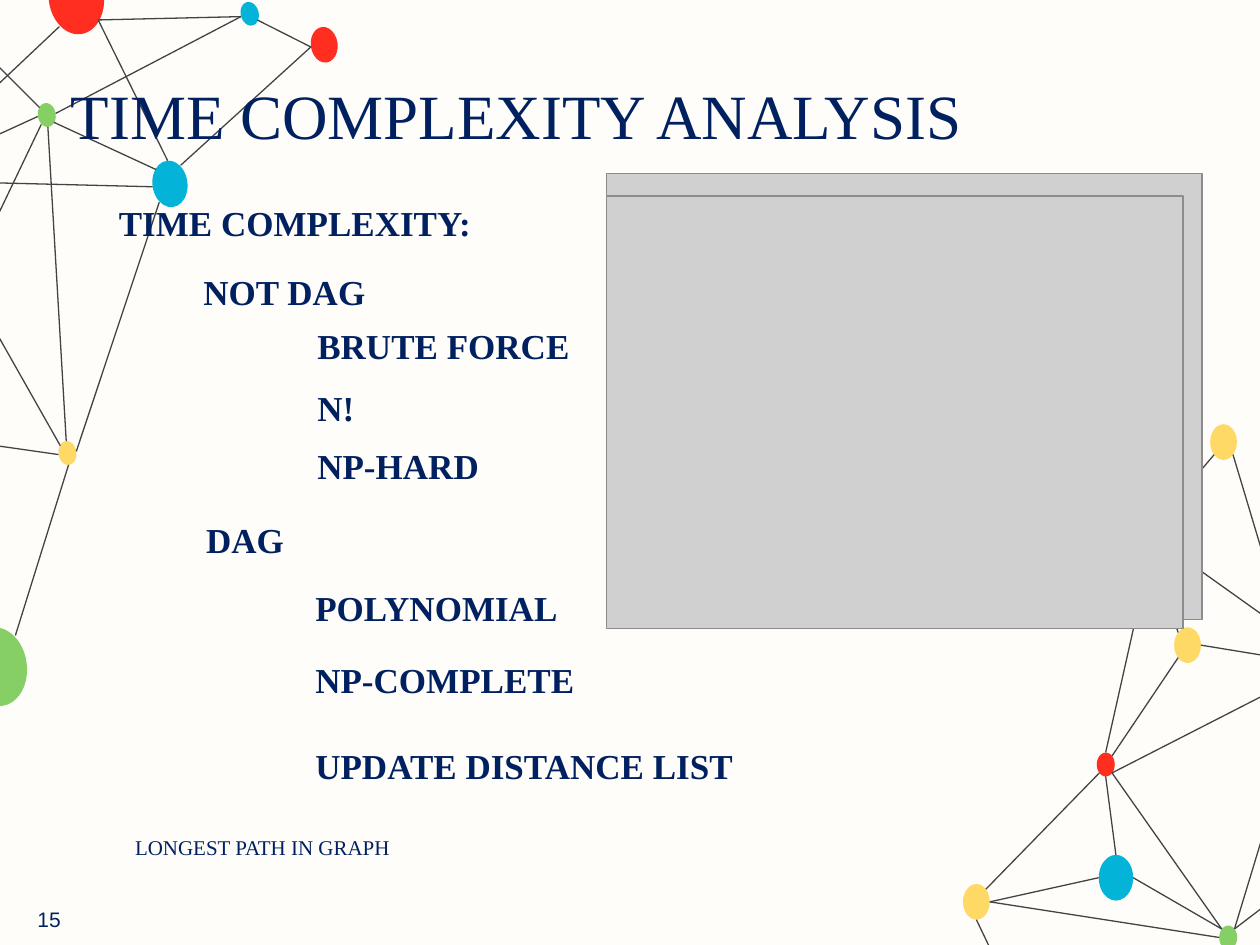
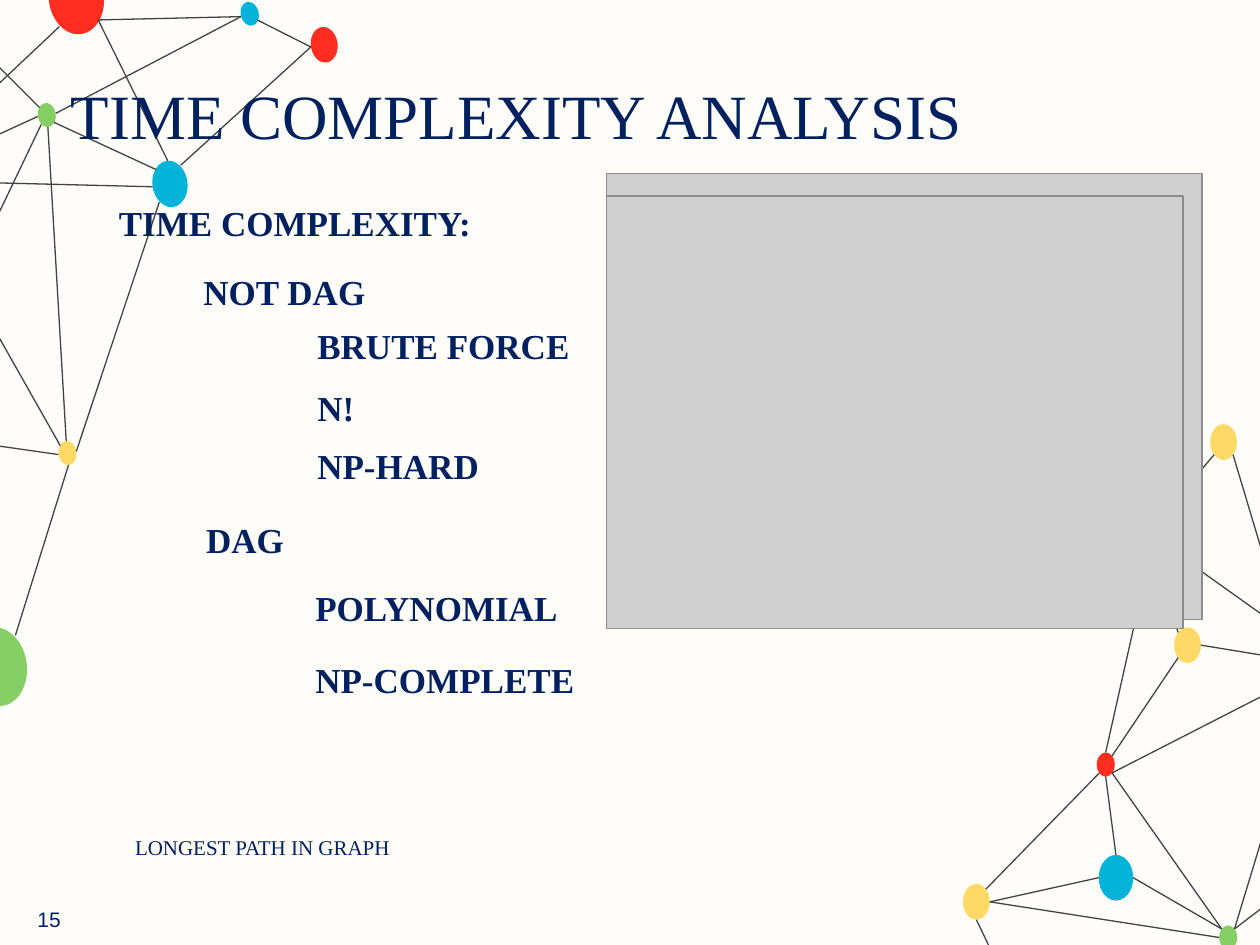
Before and after one commit to ParsaMohammadpour/advanced-algorithm-assignments, a slide deck: slide 15 of presentation/Longest_Path_Problem_in_Graphs.pptx. Drawn at 1260x945 pixels with LibreOffice and Linux fonts; fonts in the diff are those of the drawing; grey boxes stand for pictures; background and template pictures are left out. Boxes give left, top, right and bottom in pixels: in the first picture for what was removed or moved away, otherwise in the second. Text is boxed around its words. In the diff, an @@ line names an element or a change of style, - is before the commit and + after.

```diff
--- a/presentation/Longest_Path_Problem_in_Graphs.pptx
+++ b/presentation/Longest_Path_Problem_in_Graphs.pptx
@@ text removed at (315, 755, 733, 780) @@
-UPDATE DISTANCE LIST
```
Also in this commit, not shown: 4 other slides changed.
